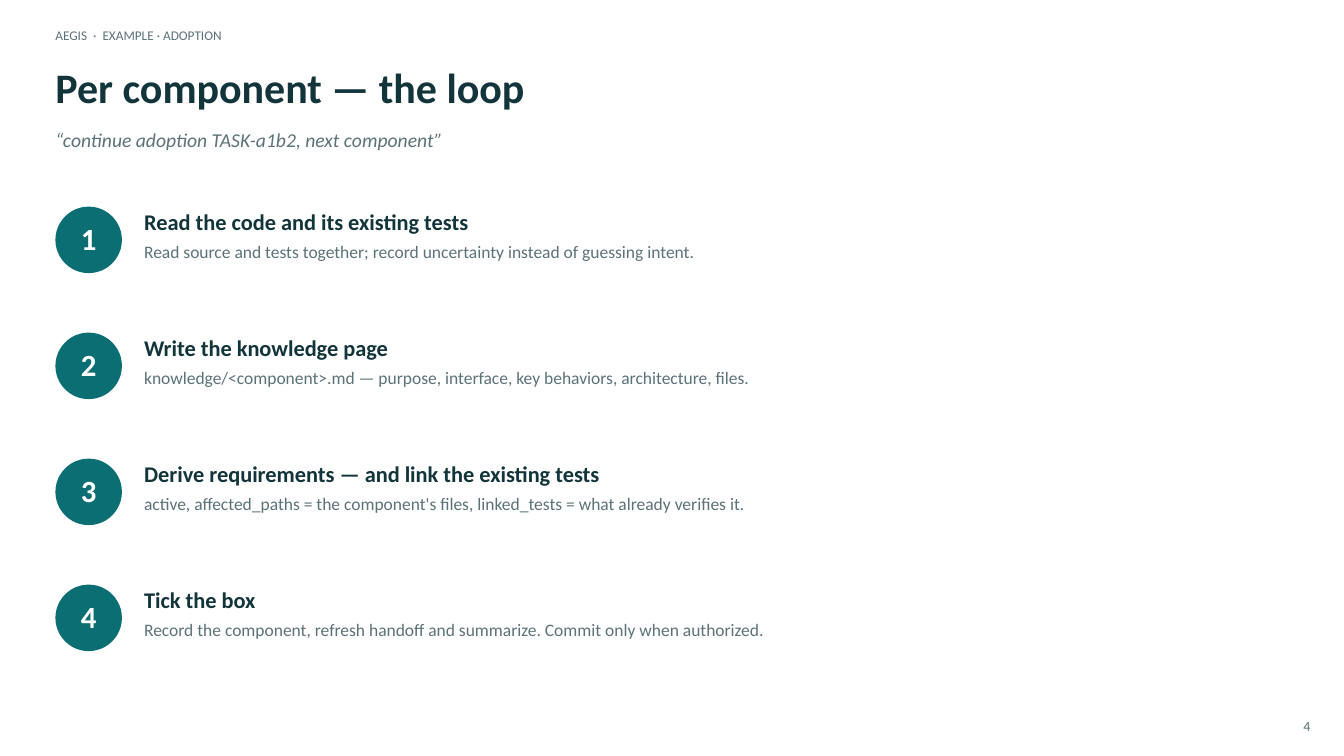
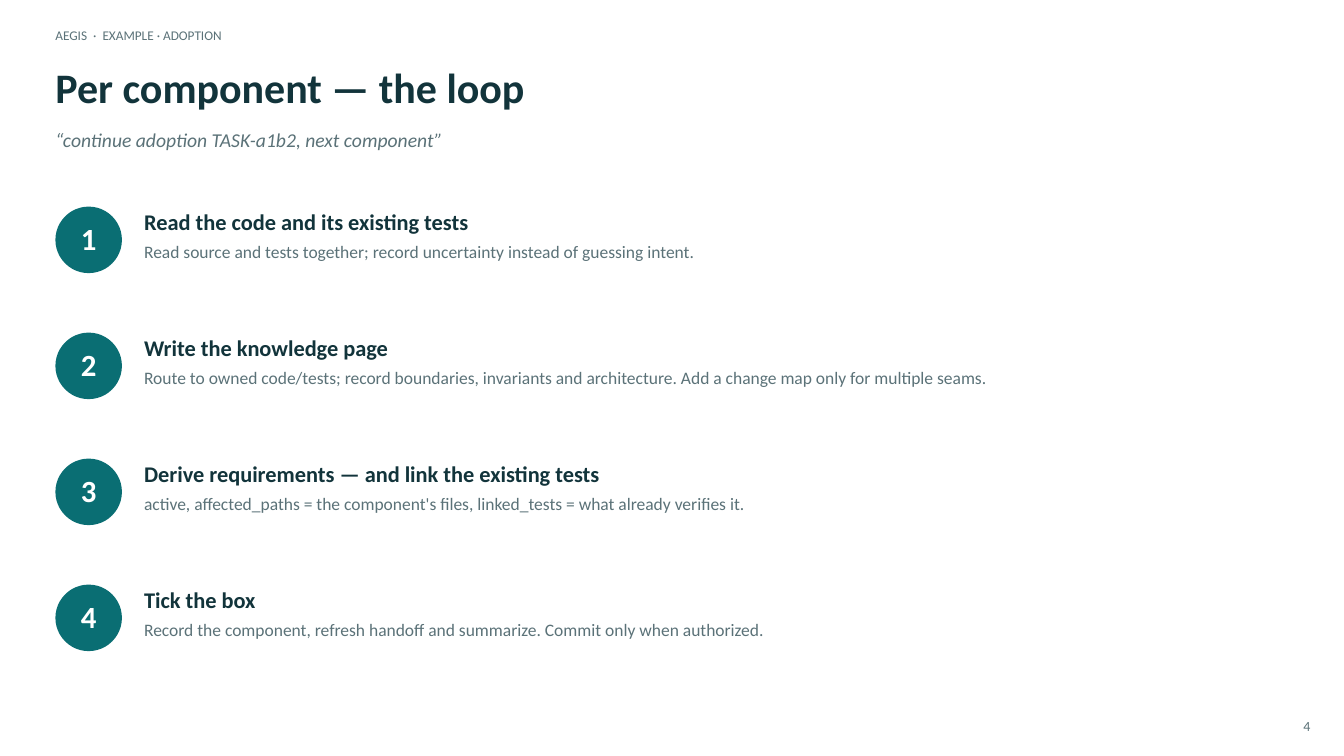
Before and after one commit to DDP-Engineering/Agentic_Engineering_Governance_Integrity_System, a slide deck: slide 4 of 06_SoftwareDocu/05_Example_Adoption.pptx. Drawn at 1344x756 pixels with LibreOffice and Linux fonts; fonts in the diff are those of the drawing. Boxes give left, top, right and bottom in pixels: in the first picture for what was removed or moved away, otherwise in the second. Text is boxed around its words. In the diff, an @@ line names an element or a change of style, - is before the commit and + after.

Commit message:
feat(aegis): promote component knowledge routing
Implements REQ-FUNC-9db20045 and updates REQ-FUNC-32fe33a0, REQ-FUNC-500cfb8b, and REQ-FUNC-b8f0efc5.

```diff
--- a/06_SoftwareDocu/05_Example_Adoption.pptx
+++ b/06_SoftwareDocu/05_Example_Adoption.pptx
@@ text at box(144, 372, 986, 387): text changed @@
-knowledge/<component>.md — purpose, interface, key behaviors, architecture, files.
+Route to owned code/tests; record boundaries, invariants and architecture. Add a change map only for multiple seams.
```
Also in this commit, not shown: 1 other slide changed, 19 other files.
